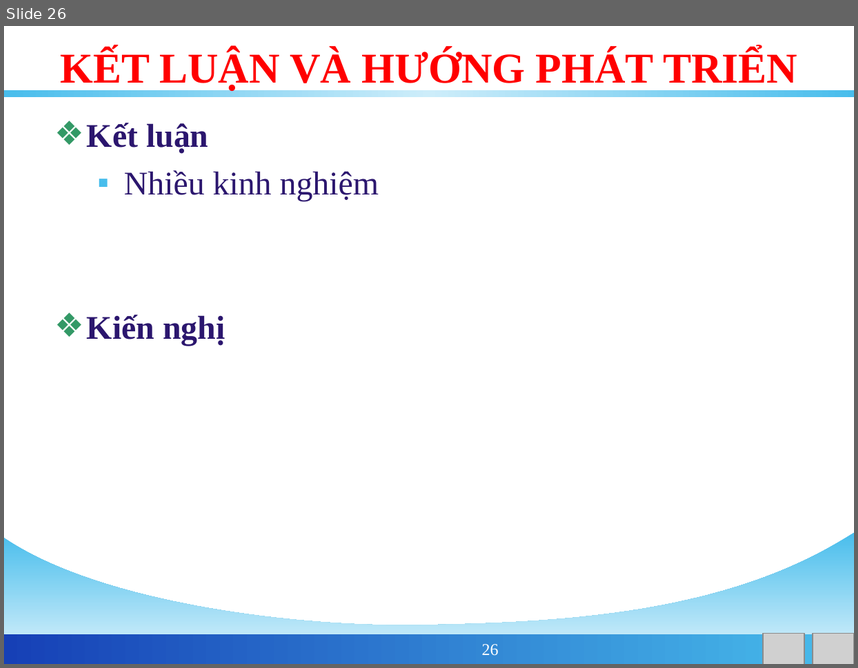
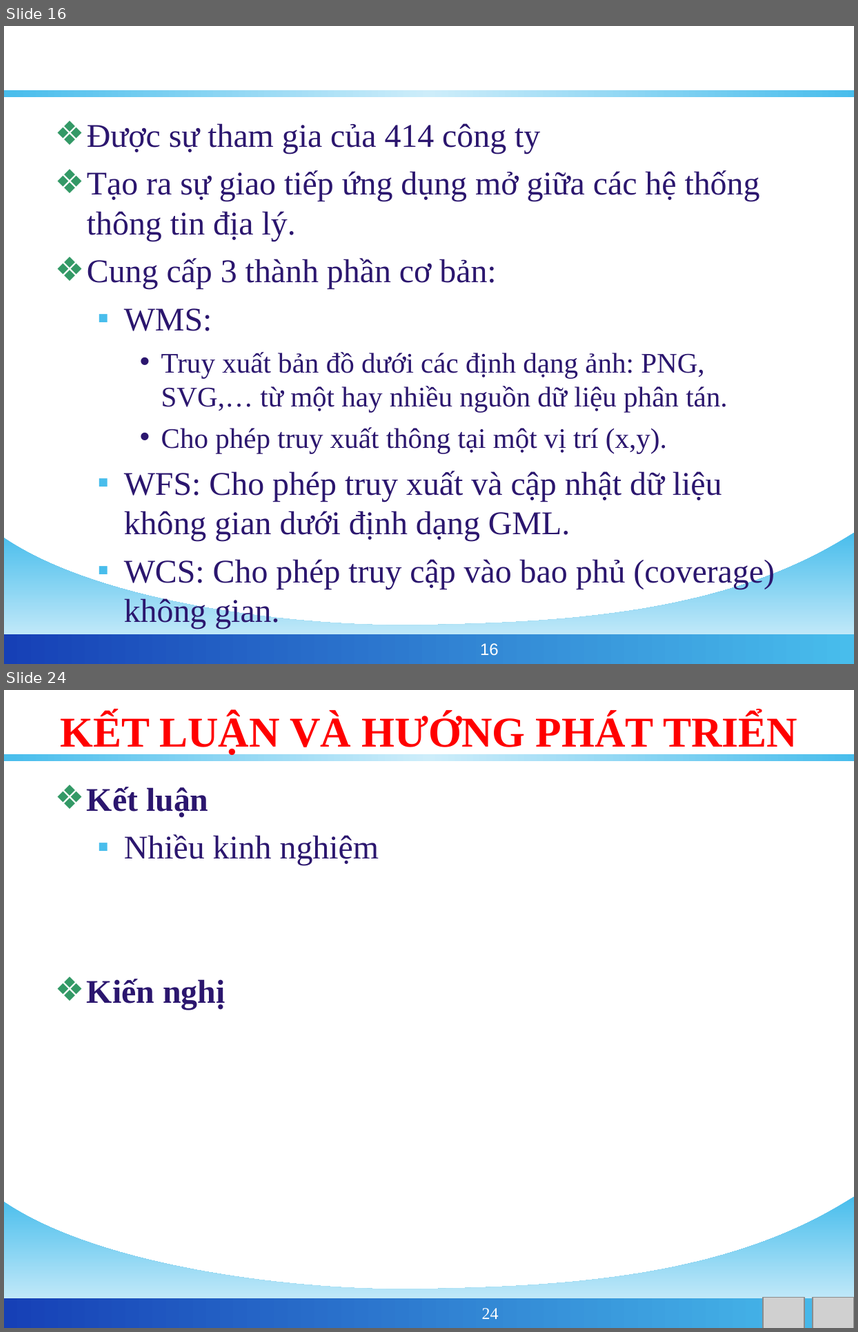
Before and after one commit to phamngsinh/cantho-webgis, a slide deck: Document/Bao Cao/BaoCaoLuanVan.ppt. Shown one above the other, each under a label of ours: slide 26 before the commit, slides 16 and 24 after it; the slides between them are not shown. The pictures are 858x668 and 858x1332 pixels, drawn with LibreOffice and Linux fonts; fonts in the diff are those of the drawing; grey boxes stand for pictures; background and template pictures are left out. Boxes give left, top, right and bottom in pixels: in the first picture for what was removed or moved away, otherwise in the second. Text is boxed around its words. In the diff, an @@ line names an element or a change of style, - is before the commit and + after.

```diff
--- a/Document/Bao Cao/BaoCaoLuanVan.ppt
+++ b/Document/Bao Cao/BaoCaoLuanVan.ppt
@@ slide 16 added at (x1=4, y1=26, x2=854, y2=664), background #FFFFFF; not listed: 3 template elements that a slide beside it also shows @@
@@ title added at (x1=252, y1=46, x2=606, y2=90), 32 pt, text #FFFFFF, bold @@
+CHUẨN OPENGIS
@@ text added at (x1=87, y1=123, x2=774, y2=628), 28 pt, text #2B166E @@
+❖ Được sự tham gia của 414 công ty
+❖ Tạo ra sự giao tiếp ứng dụng mở giữa các hệ thống thông tin địa lý.
+❖ Cung cấp 3 thành phần cơ bản:
+  ▪ WMS:
+    • Truy xuất bản đồ dưới các định dạng ảnh: PNG, SVG,… từ một hay nhiều nguồn dữ liệu phân tán.
+    • Cho phép truy xuất thông tại một vị trí (x,y).
+  ▪ WFS: Cho phép truy xuất và cập nhật dữ liệu không gian dưới định dạng GML.
+  ▪ WCS: Cho phép truy cập vào bao phủ (coverage) không gian.
@@ page number added at (x1=480, y1=643, x2=499, y2=655), 14 pt, text #FFFFFF @@
+16
@@ what was slide 26 is now slide 24 @@
@@ page number at (x1=482, y1=1308, x2=499, y2=1319): text changed @@
-26
+24
```
Also in this commit, not shown: 12 slides changed, 2 other slides added, 5 slides removed, 1 other file.
